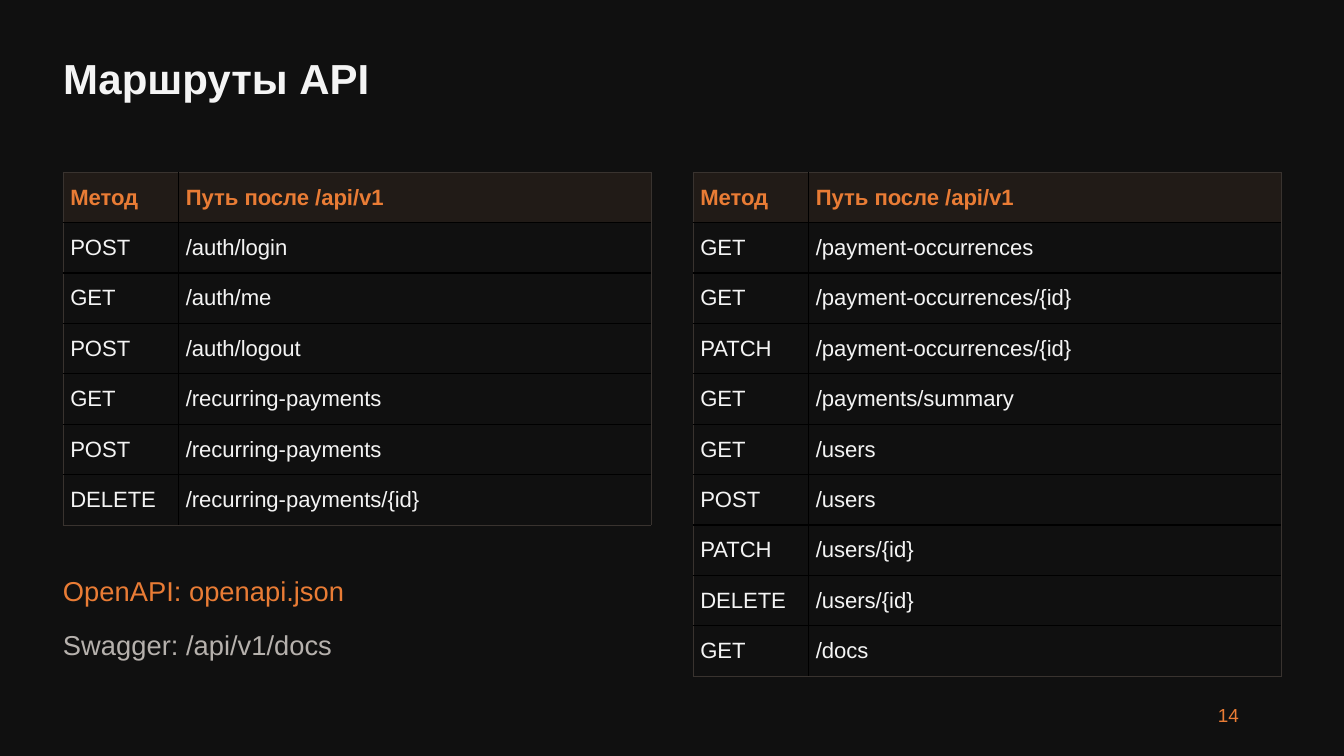
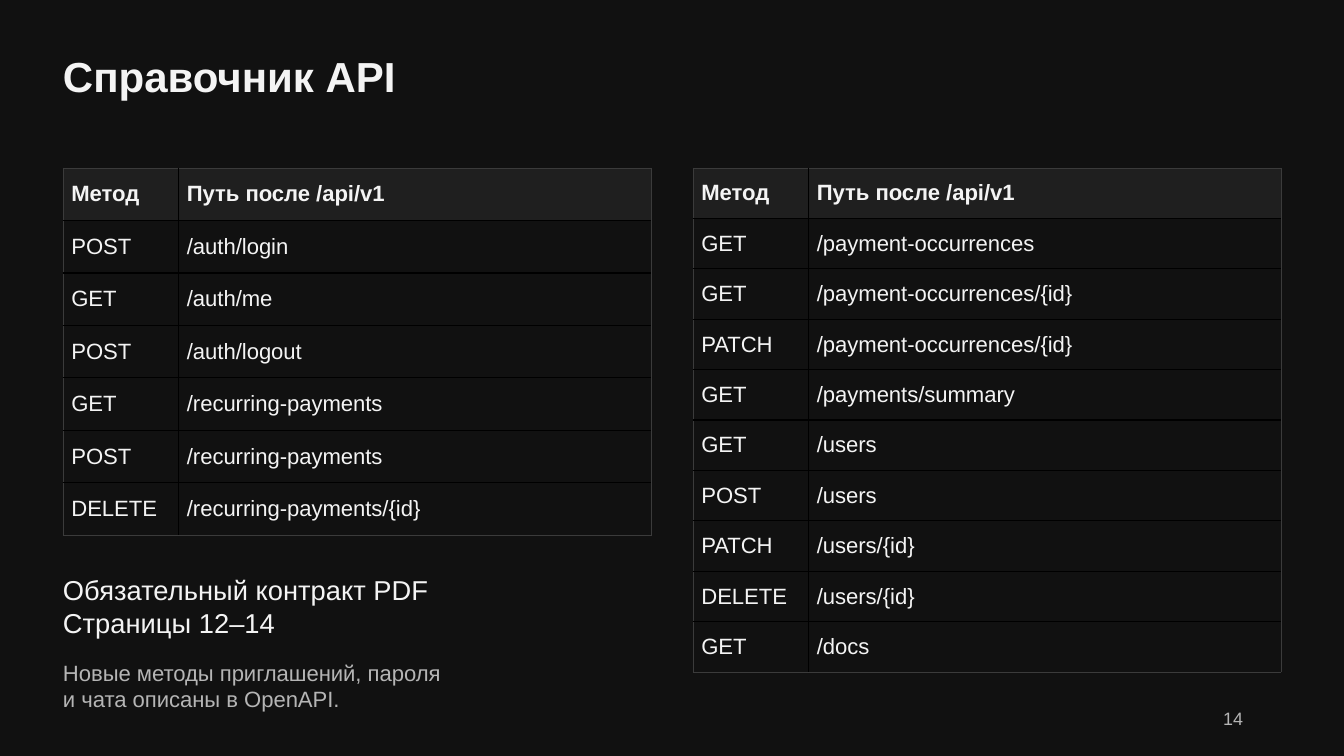
Before and after one commit to MadSparr0w0/aeza-renewals, a slide deck: slide 14 of deliverables/Rex_aeza_InvoiceKeeper.pptx. Drawn at 1344x756 pixels with LibreOffice and Linux fonts; fonts in the diff are those of the drawing. Boxes give left, top, right and bottom in pixels: in the first picture for what was removed or moved away, otherwise in the second. Text is boxed around its words. In the diff, an @@ line names an element or a change of style, - is before the commit and + after.

```diff
--- a/deliverables/Rex_aeza_InvoiceKeeper.pptx
+++ b/deliverables/Rex_aeza_InvoiceKeeper.pptx
@@ background #101010 to #111111 @@
@@ text at bbox=[63, 62, 396, 100]: text changed @@
-Маршруты API
+Справочник API
@@ table at bbox=[63, 168, 651, 536] @@
@@ fill #211B17 to #1F1F1F in row 1 @@
@@ fill #101010 to #111111 in 12 cells @@
@@ text colour #E97C35 to #F4F4F4 in "Метод", "Путь после /api/v1" @@
@@ borders changed @@
@@ table: place and size @@
-table at bbox=[63, 172, 651, 525]
+table at bbox=[63, 168, 651, 536]
@@ table at bbox=[694, 168, 1282, 673] @@
@@ fill #211B17 to #1F1F1F in row 1 @@
@@ fill #101010 to #111111 in 18 cells @@
@@ text colour #E97C35 to #F4F4F4 in "Метод", "Путь после /api/v1" @@
@@ borders changed @@
@@ table: place and size @@
-table at bbox=[694, 172, 1282, 677]
+table at bbox=[694, 168, 1282, 673]
@@ text at bbox=[63, 579, 428, 638]: text changed; text colour #E97C35 to #F4F4F4 @@
-OpenAPI: openapi.json
+Обязательный контракт PDF
+Страницы 12–14
@@ text at bbox=[63, 664, 441, 712]: text changed; size 19.5 to 15.8 pt; text colour #B6B1AD to #B5B5B5 @@
-Swagger: /api/v1/docs
+Новые методы приглашений, пароля
+и чата описаны в OpenAPI.
@@ text "14" at bbox=[1223, 712, 1243, 725]: size 13.5 to 12.8 pt, text colour #E97C35 to #B5B5B5 @@
```
Also in this commit, not shown: 6 other slides changed, 8 slides added, 8 slides removed, 9 other files.
